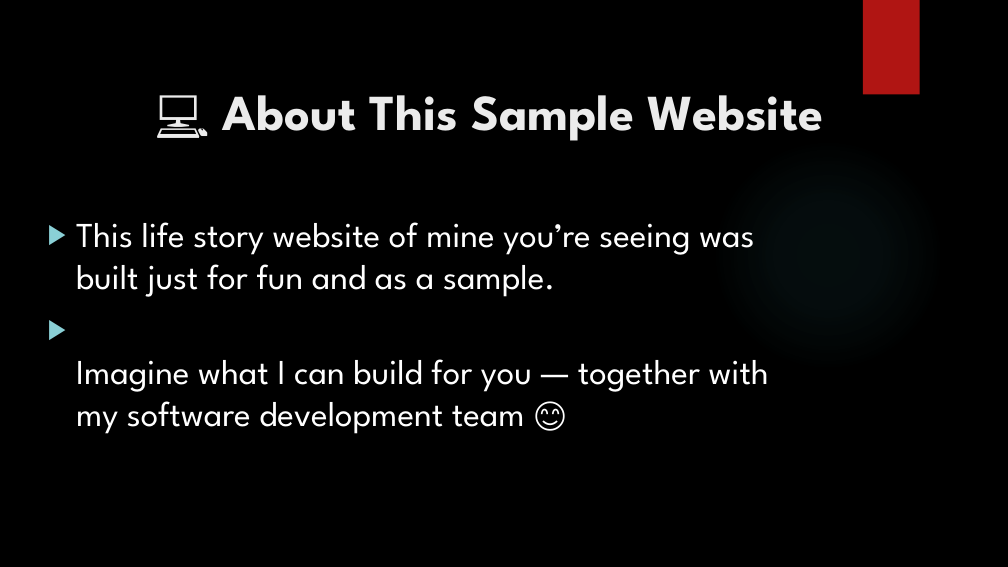
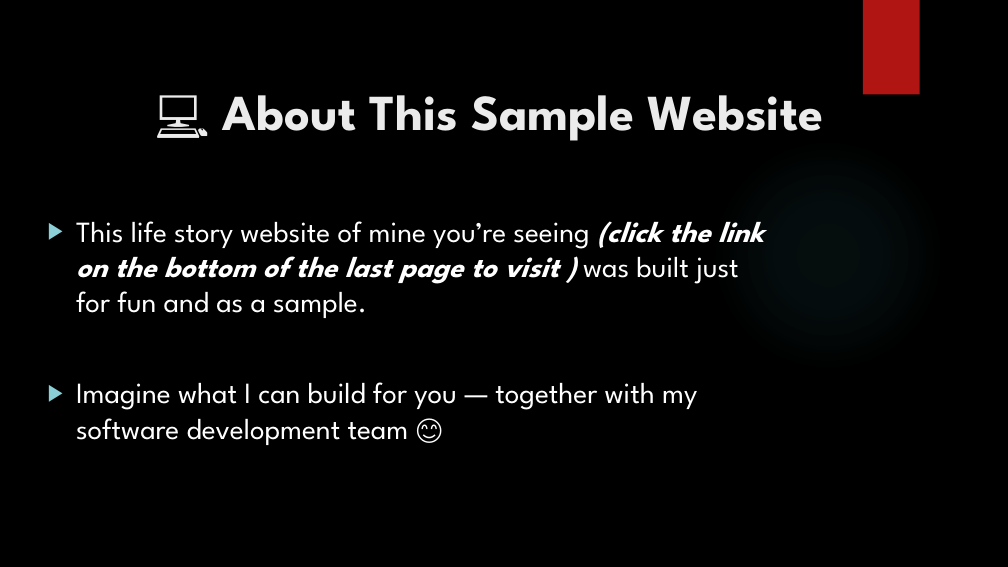
Before and after one commit to Eugene-Mbayire/Eugene_Mbayire_story, a slide deck: slide 4 of documentation/🌍Eugene_life_story_website_sample.pptx (slide 2 before the commit). Drawn at 1008x567 pixels with LibreOffice and Linux fonts; fonts in the diff are those of the drawing; background and template pictures are left out. Boxes give left, top, right and bottom in pixels: in the first picture for what was removed or moved away, otherwise in the second. Text is boxed around its words. In the diff, an @@ line names an element or a change of style, - is before the commit and + after.

```diff
--- a/documentation/🌍Eugene_life_story_website_sample.pptx
+++ b/documentation/🌍Eugene_life_story_website_sample.pptx
@@ text at [76, 221, 764, 318]: text changed; size 33.3 to 27.9 pt @@
-▶ This life story website of mine you’re seeing was built just for fun and as a sample.
+▶ This life story website of mine you’re seeing (click the link on the bottom of the last page to visit ) was built just for fun and as a sample.
@@ text at [76, 382, 697, 445]: size 33.3 to 27.9 pt in "Imagine what I can build for you ..." @@
```
Also in this commit, not shown: 3 other slides changed, 2 slides added.
